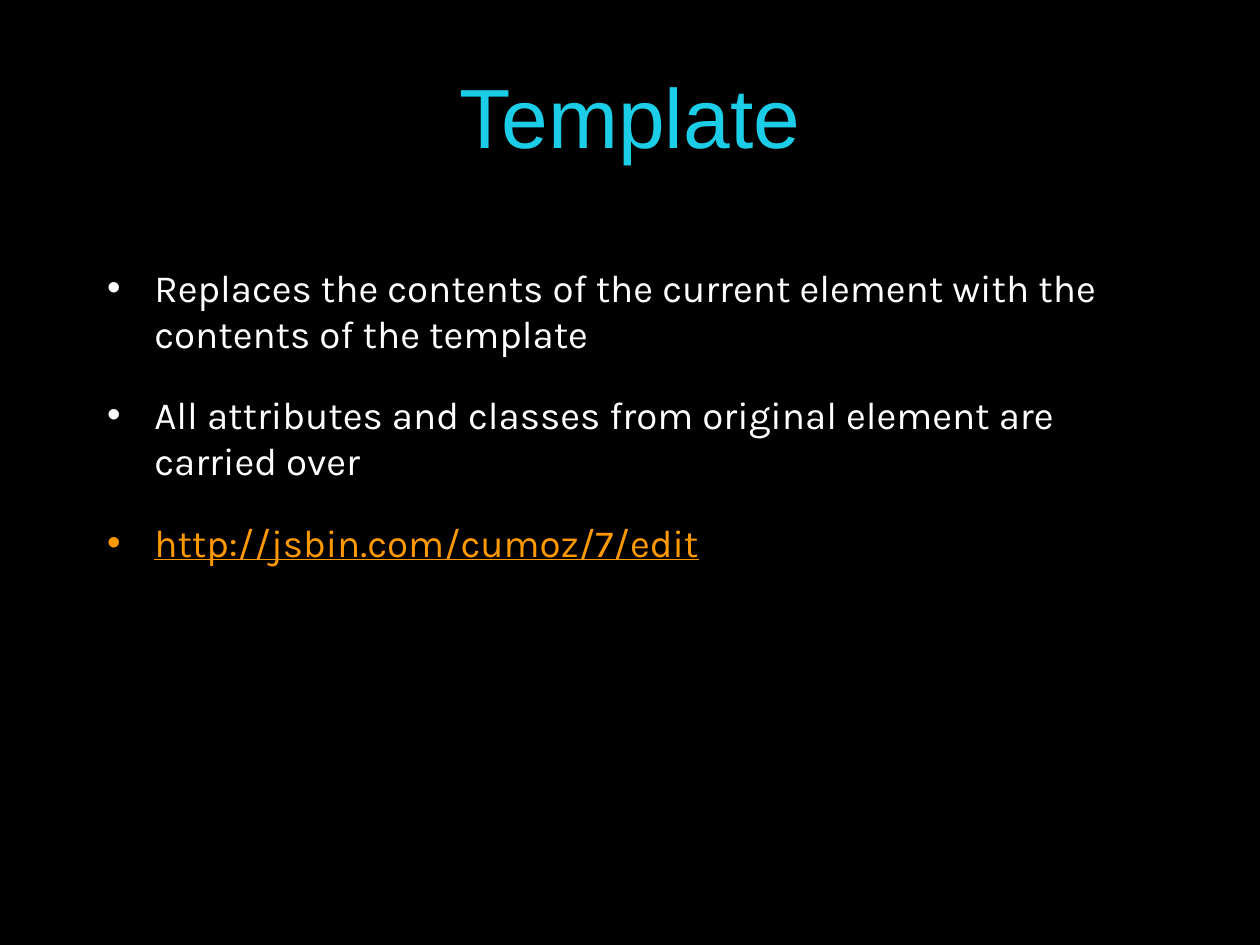
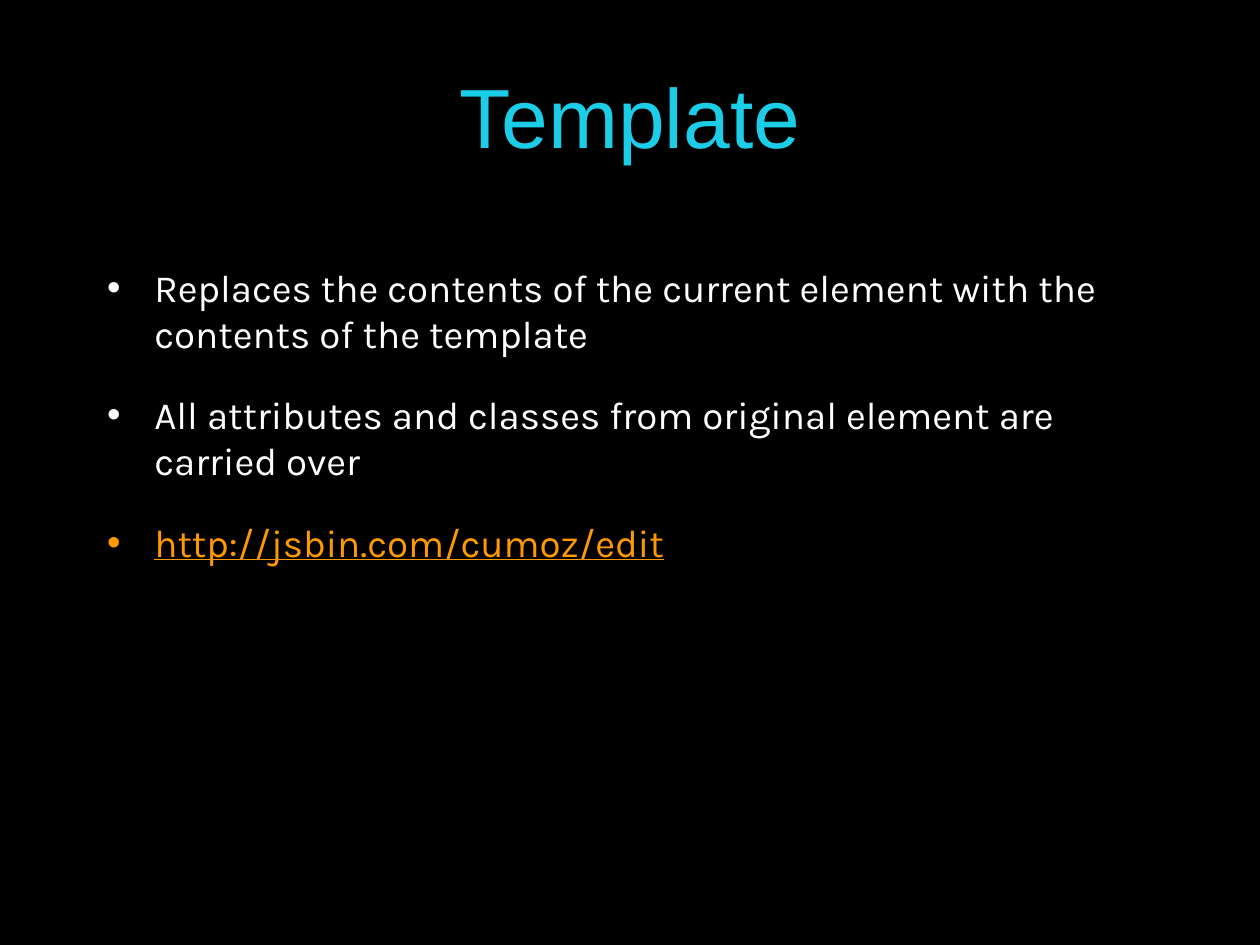
Before and after one commit to pmaccart/ng-bootcamp, a slide deck: slide 13 of slides/ng-bootcamp-day-4.pptx. Drawn at 1260x945 pixels with LibreOffice and Linux fonts; fonts in the diff are those of the drawing. Boxes give left, top, right and bottom in pixels: in the first picture for what was removed or moved away, otherwise in the second. Text is boxed around its words. In the diff, an @@ line names an element or a change of style, - is before the commit and + after.

Commit message:
url update

```diff
--- a/slides/ng-bootcamp-day-4.pptx
+++ b/slides/ng-bootcamp-day-4.pptx
@@ text at bbox=[154, 529, 663, 566]: text changed @@
-• http://jsbin.com/cumoz/7/edit
+• http://jsbin.com/cumoz/edit
```
